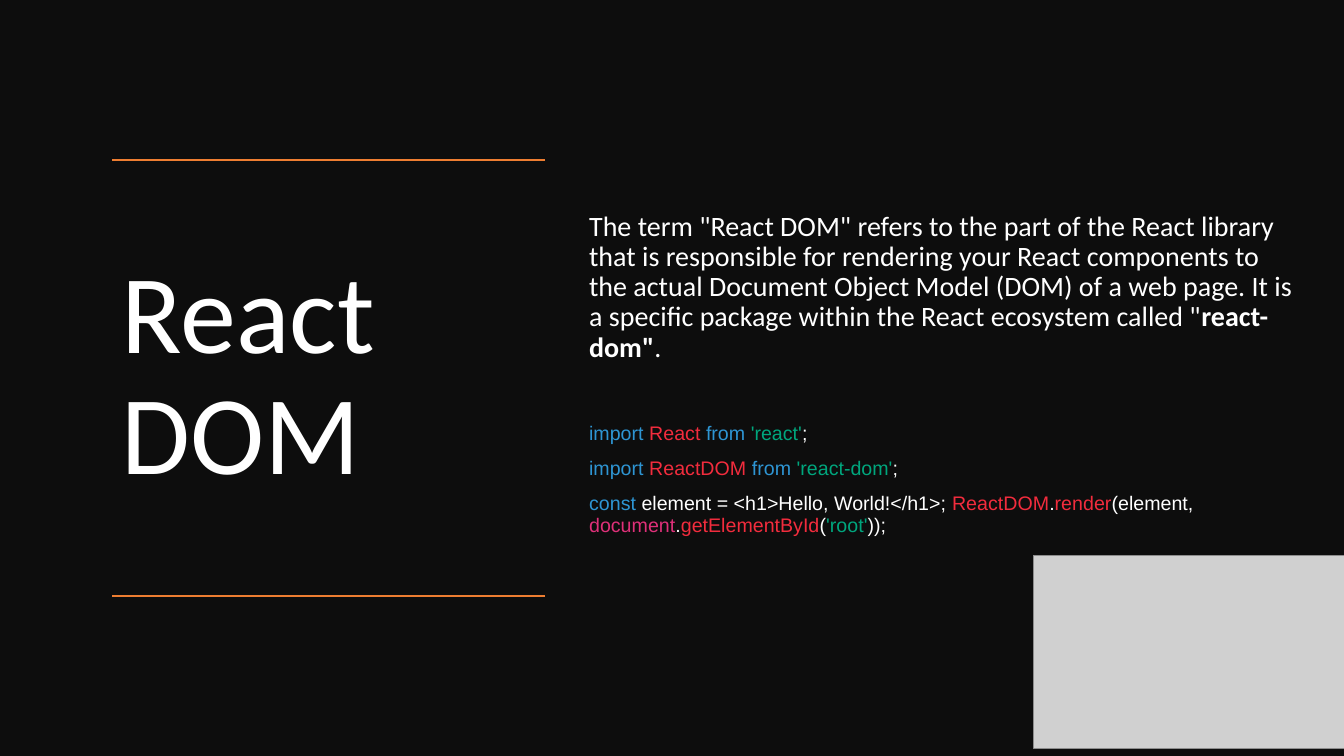
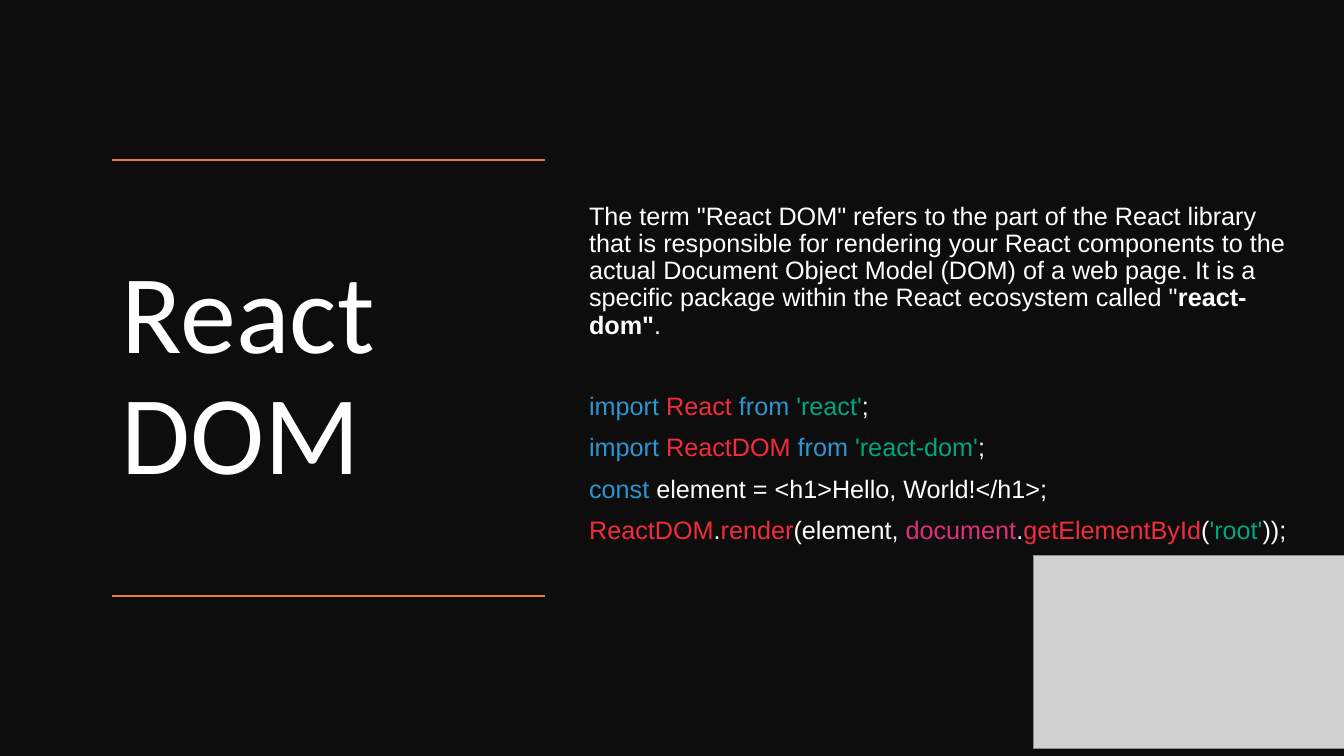
Before and after one commit to SivaPrasannaS/skg, a slide deck: slide 12 of react/study_materials/React.pptx (slide 11 before the commit). Drawn at 1344x756 pixels with LibreOffice and Linux fonts; fonts in the diff are those of the drawing; grey boxes stand for pictures. Boxes give left, top, right and bottom in pixels: in the first picture for what was removed or moved away, otherwise in the second. Text is boxed around its words. In the diff, an @@ line names an element or a change of style, - is before the commit and + after.

Commit message:
Updated content in react ppt

```diff
--- a/react/study_materials/React.pptx
+++ b/react/study_materials/React.pptx
@@ text at [589,206,1285,462]: size 20 to 18 pt, font Calibri to Arial in "The term "React DOM" refers to the ..."; size 14 to 18 pt in "import React from 'react';", "import ReactDOM from 'react-dom';" @@
@@ text at [589,479,1287,545]: text changed; size 14 to 18 pt @@
-const element = <h1>Hello, World!</h1>; ReactDOM.render(element, document.getElementById('root'));
+const element = <h1>Hello, World!</h1>;
+ReactDOM.render(element, document.getElementById('root'));
```
Also in this commit, not shown: 5 other slides changed, 9 slides added, 4 other files.
